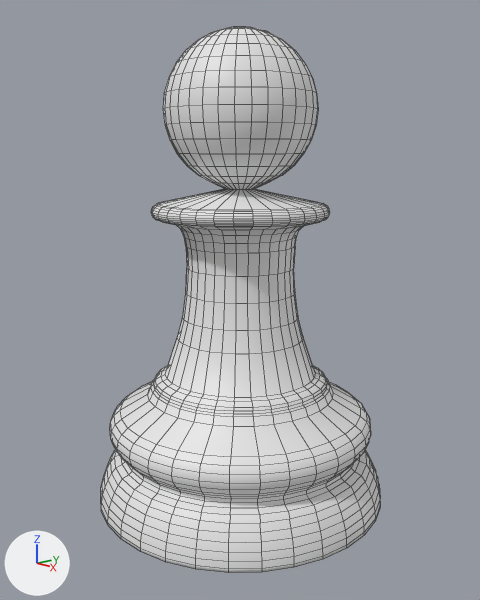
An edit to the Blender file tutorial/section6/chessbishop.blend, drawn before and after from the same camera.
Both versions are drawn from a camera (50 mm lens) standing at (6.69, -5.82, 4.77) and looking at (0.05, -0.05, 2.82). The axes (+X, +Y, +Z) are drawn at lower left. The lights are the same throughout. Mesh edges are drawn as thin lines.

Names of what the first picture shows: 'Bishop'.
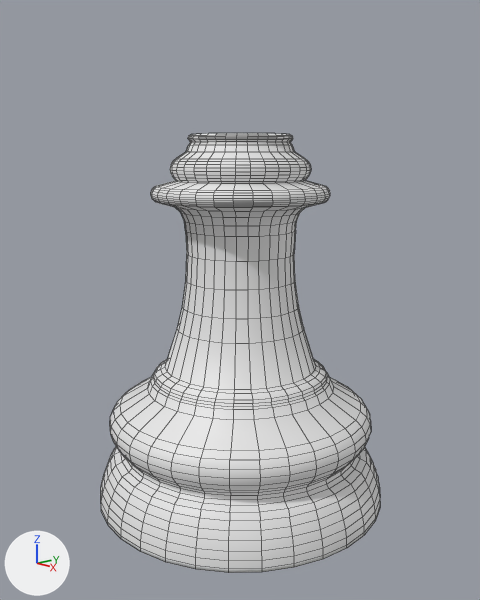
Commit message: Created base for bishop

Location of each change, (x1, y1, x2, y2) in pixels of the pictures (480 x 600 px; the box of a moved part takes in the faces that stretch with it):
'Bishop', reshaped, moved, rescaled (19% shorter)
    before: (101, 27, 380, 573)
    after: (101, 133, 380, 573)
part 1 of me_sphere, moved or reshaped
    before: (155, 27, 325, 212)
    after: (155, 133, 326, 191)

The change in detail:
me_sphere is used by ob_bishop; location (0.0, 0.0, 1.95); scale (0.989, 0.989, 0.989).
me_sphere had 1858 vertices, 1890 faces and spanned x -2.02..2.02, y -2.02..2.02, z -1.97..4.39.
me_sphere now has 1888 vertices, 1857 faces and spans x -2.02..2.02, y -2.02..2.02, z -1.97..2.81.
me_sphere part 1: 32 vertices moved from x -1.1..1.1, y -1.1..1.1, z 2.19 to x -0.85..0.85, y -0.85..0.85, z 2.25; 482 vertices removed from x -1.0..1.0, y -1.0..1.0, z 2.38..4.39; 512 vertices added at x -0.93..0.93, y -0.93..0.93, z 2.27..2.81.
Object 'Bishop' (ob_bishop) moves from (0.0, 0.0, 1.95) to (0.0, 0.0, 2.06).
Object 'Bishop' (ob_bishop) is rescaled from (0.989, 0.989, 0.989) to (0.989, 0.989, 1.05).
